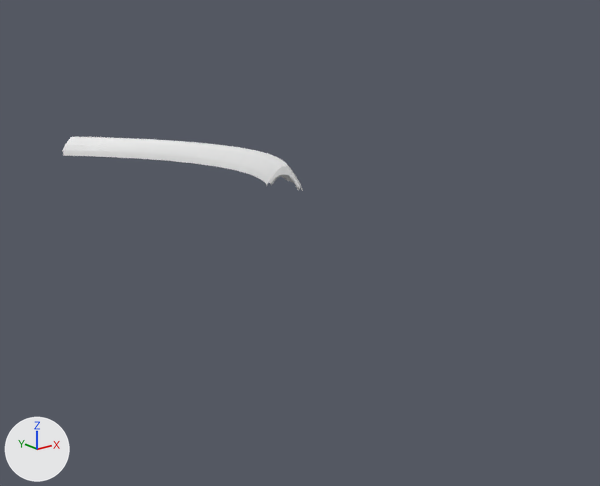
An edit to the Blender file 4th 4dmc.BaseGeometry.+ExtraSide.Curves.Handles (1).blend, drawn before and after from the same camera.
One viewpoint serves both versions: a camera (50 mm lens) standing at (0.0149, -0.0669, 0.0379) and looking at (0.1031, 0.0433, -0.0062). The lights are fixed; the arrows at lower left show +X, +Y and +Z.

Names of what the first picture shows: 'F.S.Spike.BG+Pazz'.
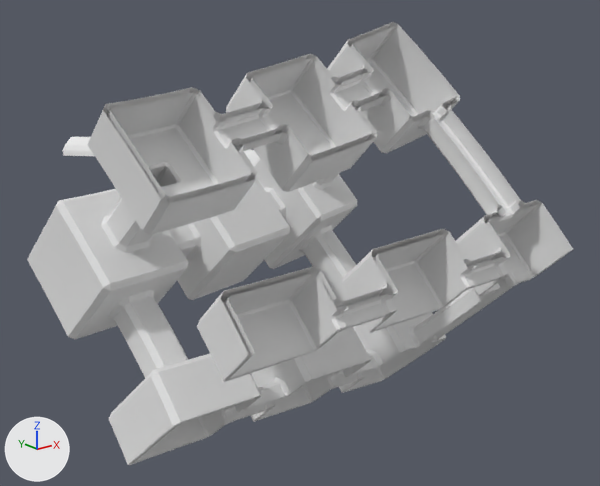
Location of each change, [x1, y1, x2, y2] in pixels of the pictures (600 x 486 px):
'F.S.001', shown
    after: [27, 22, 573, 465]
part 1 of me_cube_007, cut back
    before: [269, 166, 300, 188]

The change, as a list of edits to the scene's bpy script:
```text
Change me_cube_007:
    used by ob_f_s_spike_bg_pazz; location = (0.0, 0.0, 0.0)
    remove me_cube_007.from_pydata(...)  # 457 vertices, 483 faces, 1 loose edge; spans x 0.0904..0.1183, y 0.0529..0.1158, z 0.0..0.0045
    add me_cube_007.from_pydata(...)  # 427 vertices, 418 faces, 1 loose edge; spans x 0.0904..0.1183, y 0.0529..0.1158, z 0.0..0.0045
    me_cube_007 part 1
    46 vertices are removed from x 0.1091..0.1149, y 0.0539..0.0658, z 0.0002..0.0029
    105 faces are deleted
    14 vertices in x 0.1102..0.1144, y 0.0572..0.065, z 0.002..0.003 move by (0.0, 0.0, 0.0003)
    12 vertices in x 0.111..0.1141, y 0.0572..0.0641, z 0.0023..0.0028 move by (0.0, 0.0, 0.0002)
    2 vertices move from x 0.1132..0.1133, y 0.0645, z 0.0017..0.0018 to x 0.1131..0.1134, y 0.0638..0.0643, z 0.0023..0.0026
    16 vertices are added at x 0.1096..0.1147, y 0.0553..0.0658, z 0.002..0.0032
    40 new faces join them
Change ob_f_s_001:
    remove ob_f_s_001.hide_viewport = True
    add _m = ob_f_s_001.modifiers.new('Mirror', 'MIRROR')
    add _m.use_axis = (False, False, True)
    add _m.merge_threshold = 0.00005
```
